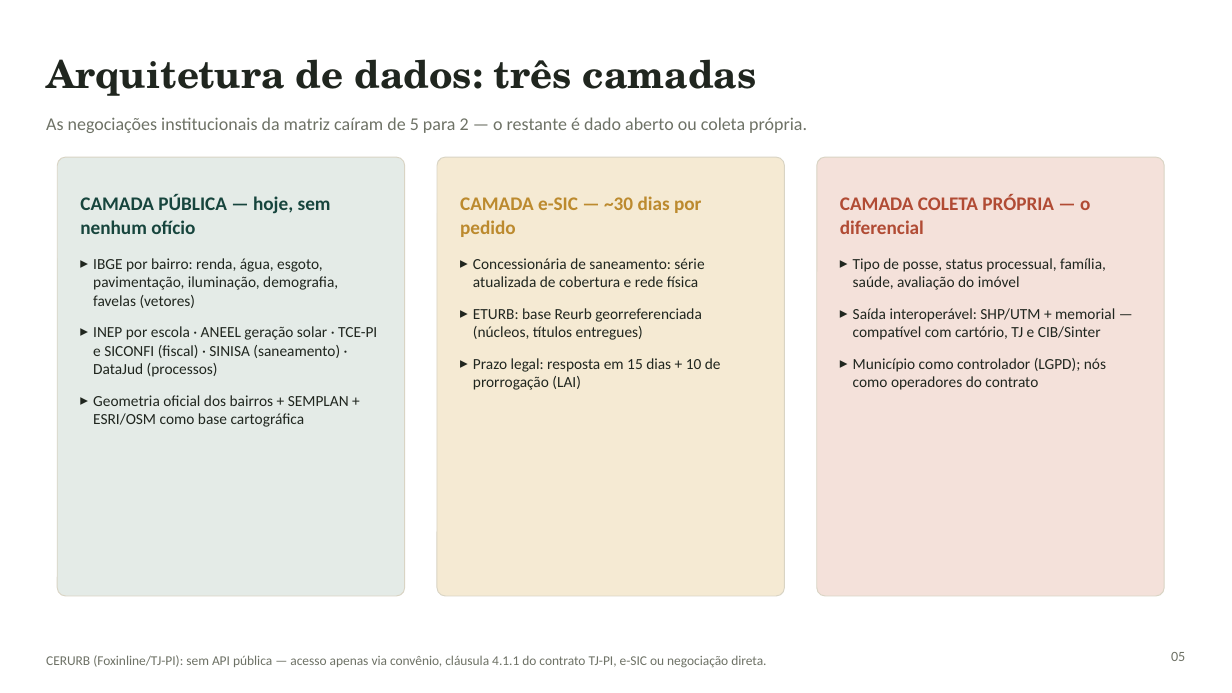
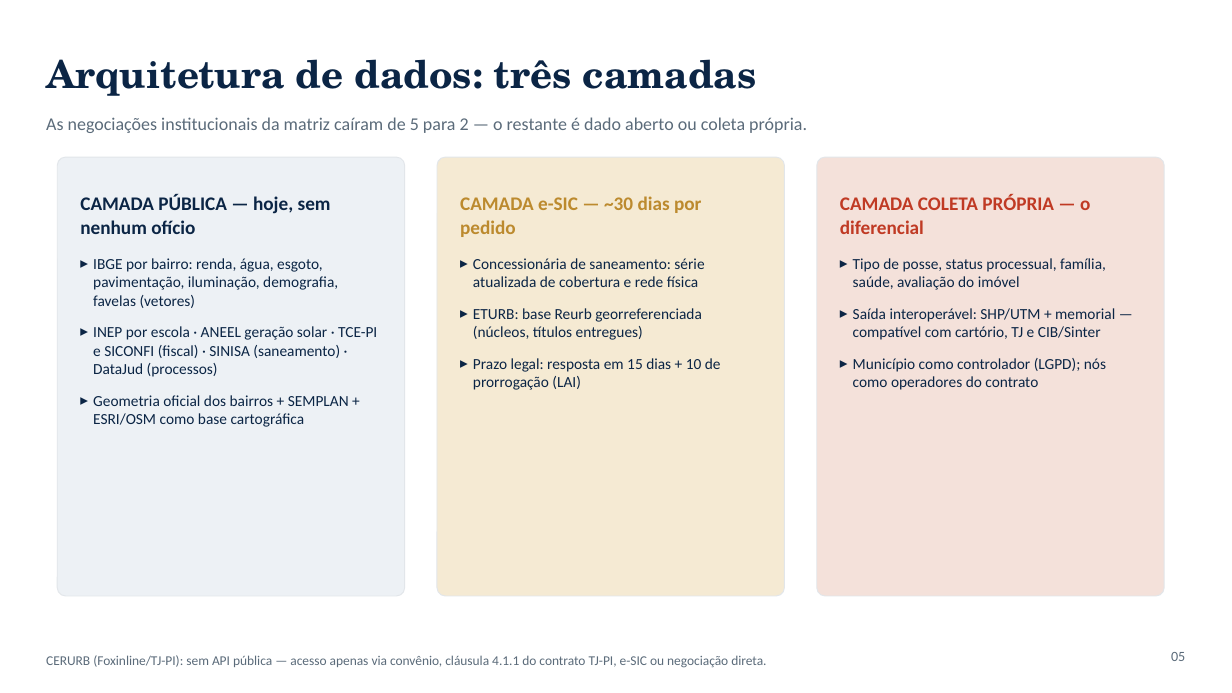
Before and after one commit to lailson/vertical_data, a slide deck: slide 5 of apresentacao/apresentacao-planejamento-painel-territorial.pptx. Drawn at 1232x693 pixels with LibreOffice and Linux fonts; fonts in the diff are those of the drawing. Boxes give left, top, right and bottom in pixels: in the first picture for what was removed or moved away, otherwise in the second. Text is boxed around its words. In the diff, an @@ line names an element or a change of style, - is before the commit and + after.

Commit message:
Migrar para vertical-data.pages.dev e levar o deck para a marca
Cloudflare Pages não renomeia projeto — a URL sai do nome, então foi criado
`vertical-data` e publicado nele. O antigo `painel-cerurb` segue no ar, com
senha; aposentá-lo é decisão à parte, porque o link já foi compartilhado.

Projeto novo não herda variável: o middleware responde 503 até que
PAINEL_USUARIO/PAINEL_SENHA existam no projeto. Falha na direção certa, e o
script agora diz o que fazer.

Deck:
- dash_hero.png e dash_scatter.png recapturados na marca, mesmas dimensões
  (1440x1330 e 1440x620), pelo Chrome headless em 1x e 3x
- paleta de identidade remapeada (verde quente -> navy/teal); o ocre ficou,
  porque é semântico nos slides e trocá-lo às cegas mexeria em contraste
- selo da capa: T -> VD
- Georgia continua: Inter não existe na máquina de quem abre o .pptx e cairia
  num fallback arbitrário. A fonte da marca vale onde ela é garantida — na web

```diff
--- a/apresentacao/apresentacao-planejamento-painel-territorial.pptx
+++ b/apresentacao/apresentacao-planejamento-painel-territorial.pptx
@@ rounded rectangle at (x1=57, y1=157, x2=405, y2=596): fill #E4EBE7 to #EDF1F5; outline #D9D4C4 0.75 pt to #E2E6EA 0.75 pt @@
@@ rounded rectangle at (x1=437, y1=157, x2=785, y2=596): outline #D9D4C4 0.75 pt to #E2E6EA 0.75 pt @@
@@ rounded rectangle at (x1=817, y1=157, x2=1165, y2=596): outline #D9D4C4 0.75 pt to #E2E6EA 0.75 pt @@
@@ text "CAMADA PÚBLICA — hoje, sem ..." at (x1=80, y1=195, x2=331, y2=234): text colour #17453D to #0B2545 @@
@@ text "CAMADA COLETA PRÓPRIA — o ..." at (x1=840, y1=195, x2=1090, y2=234): text colour #B14B34 to #C03A24 @@
@@ text colour #20261F to #0B2545 in 4 elements at (x1=46, y1=59, x2=757, y2=96), (x1=93, y1=258, x2=377, y2=427), (x1=473, y1=258, x2=721, y2=390), (x1=853, y1=258, x2=1115, y2=390) @@
@@ text colour #6E7266 to #5B6B7A in 3 elements at (x1=46, y1=117, x2=807, y2=133), (x1=46, y1=655, x2=766, y2=668), (x1=1171, y1=652, x2=1185, y2=661) @@
```
Also in this commit, not shown: 10 other slides changed, 6 other files.
